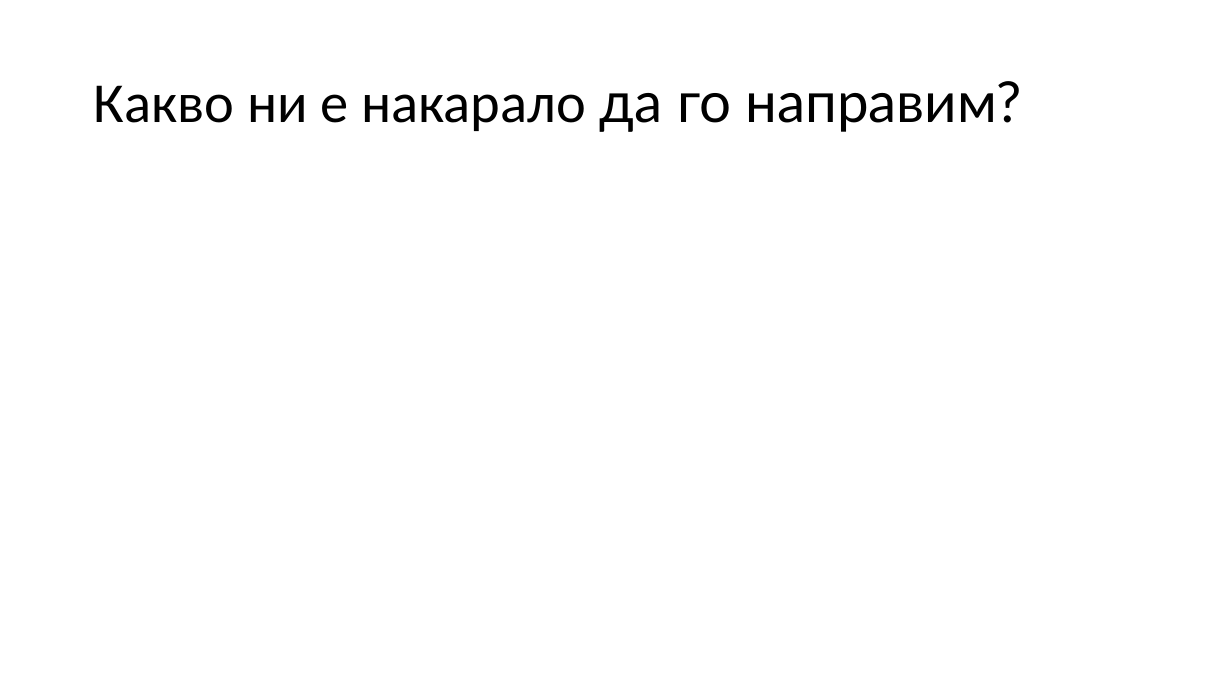
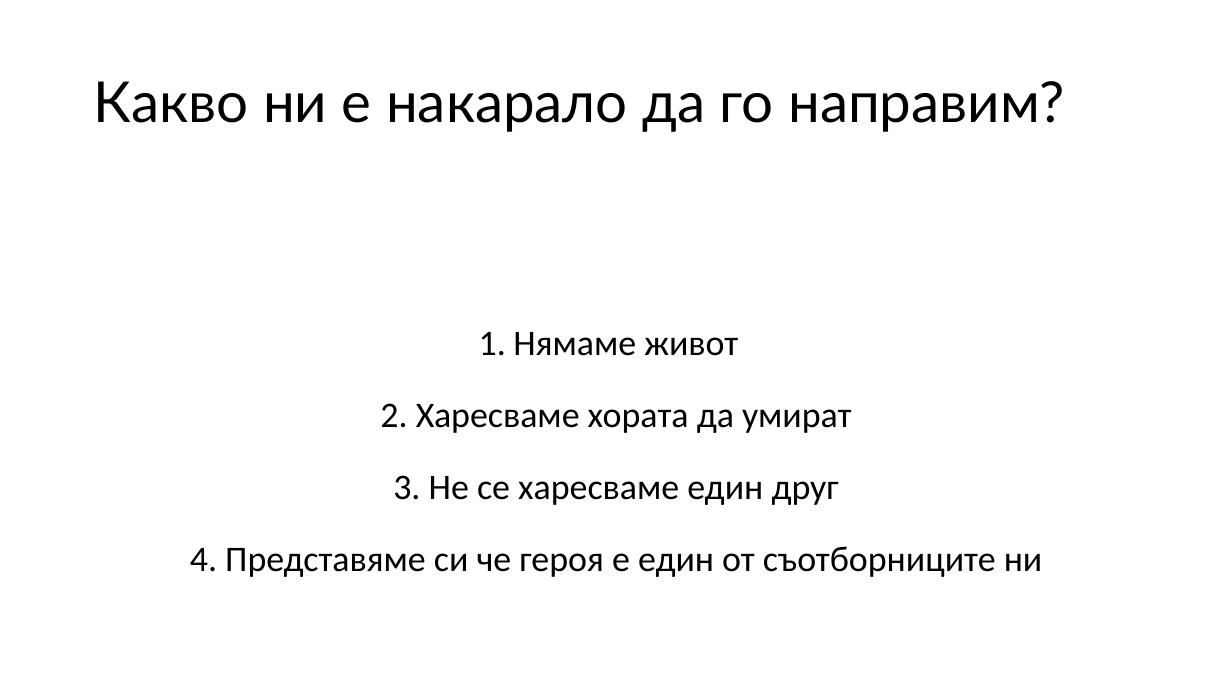
Before and after one commit to Kroxitrock/Artstealer, a slide deck: slide 2 of Artstealer Presentation.pptx. Drawn at 1232x693 pixels with LibreOffice and Linux fonts; fonts in the diff are those of the drawing. Boxes give left, top, right and bottom in pixels: in the first picture for what was removed or moved away, otherwise in the second. Text is boxed around its words. In the diff, an @@ line names an element or a change of style, - is before the commit and + after.

```diff
--- a/Artstealer Presentation.pptx
+++ b/Artstealer Presentation.pptx
@@ title "Какво ни е накарало да ..." at (94, 81, 1064, 132): font Calibri to Lato in "Какво ни е накарало" @@
@@ text added at (513, 332, 738, 356), 28 pt, text #000000 @@
+1. Нямаме живот
@@ text added at (380, 403, 852, 433), 28 pt, text #000000 @@
+2. Харесваме хората да умират
@@ text added at (393, 475, 839, 505), 28 pt, text #000000 @@
+3. Не се харесваме един друг
@@ text added at (190, 546, 1043, 577), 28 pt, text #000000 @@
+4. Представяме си че героя е един от съотборниците ни
```
Also in this commit, not shown: 3 other slides changed.
